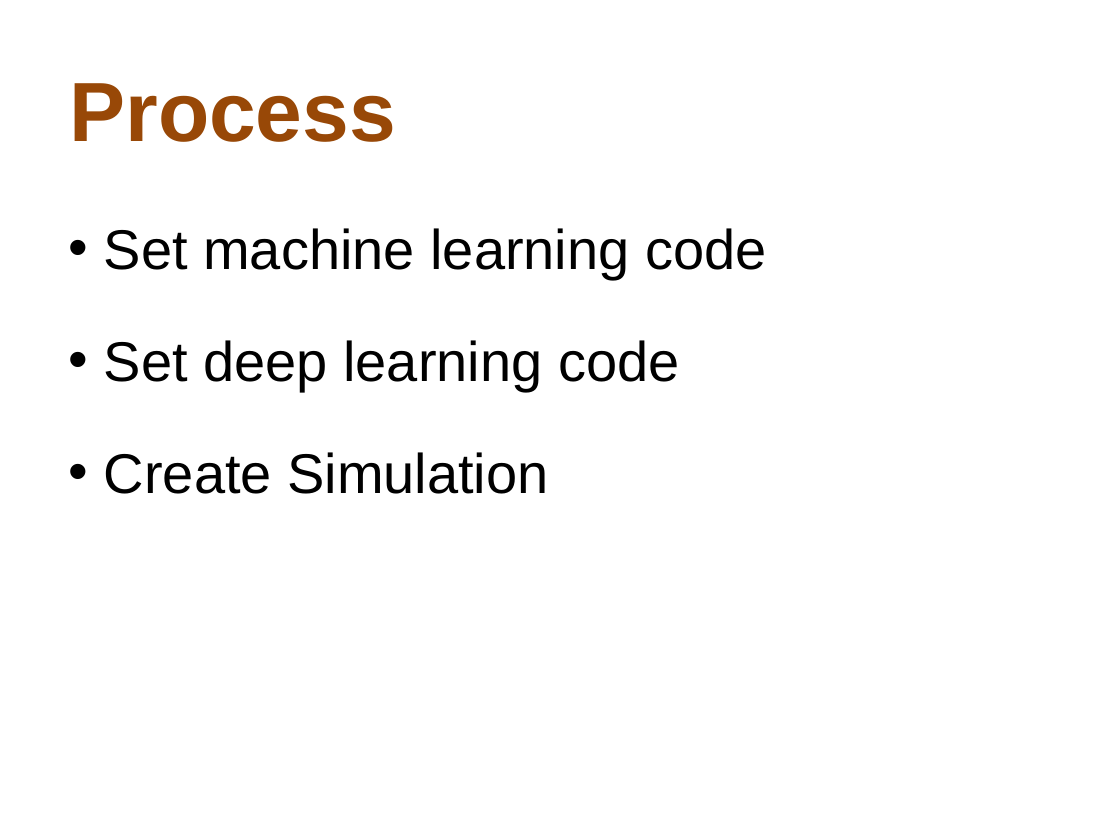
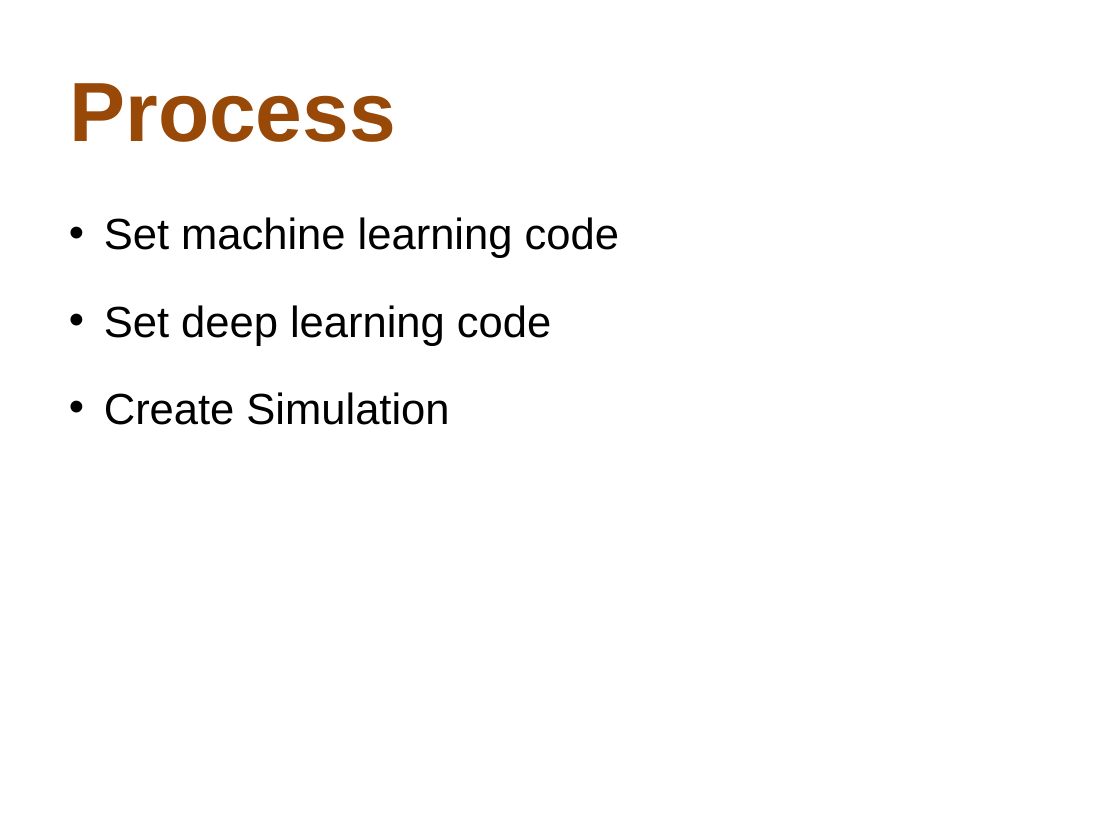
Before and after one commit to dsalisbury1141/Predicting-Loan-Eligibility-Machine-Learning, a slide deck: slide 7 of Machine_Learning_Presentation.pptx. Drawn at 1120x840 pixels with LibreOffice and Linux fonts; fonts in the diff are those of the drawing; background and template pictures are left out. Boxes give left, top, right and bottom in pixels: in the first picture for what was removed or moved away, otherwise in the second. Text is boxed around its words. In the diff, an @@ line names an element or a change of style, - is before the commit and + after.

```diff
--- a/Machine_Learning_Presentation.pptx
+++ b/Machine_Learning_Presentation.pptx
@@ text "Set machine learning code" at [104,217,619,425]: size 36 to 28 pt; less space between paragraphs @@
```
Also in this commit, not shown: 5 other slides changed.
